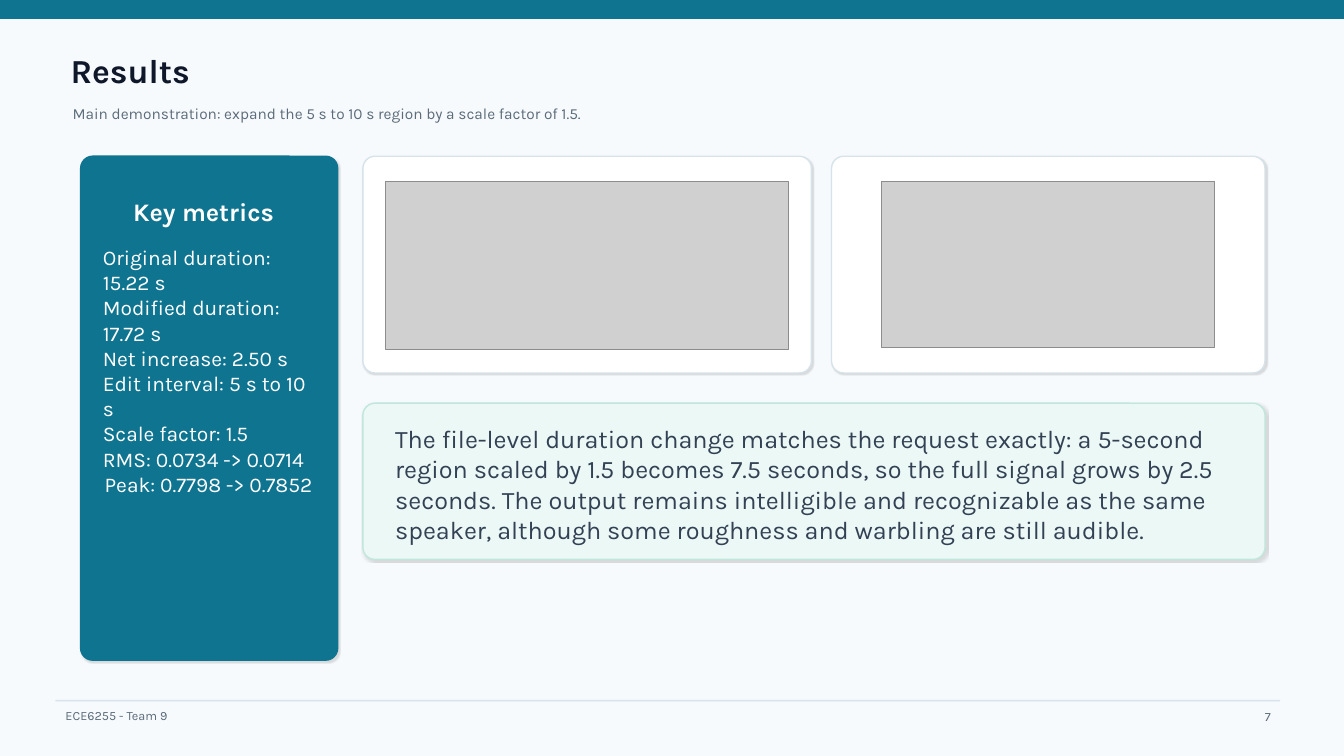
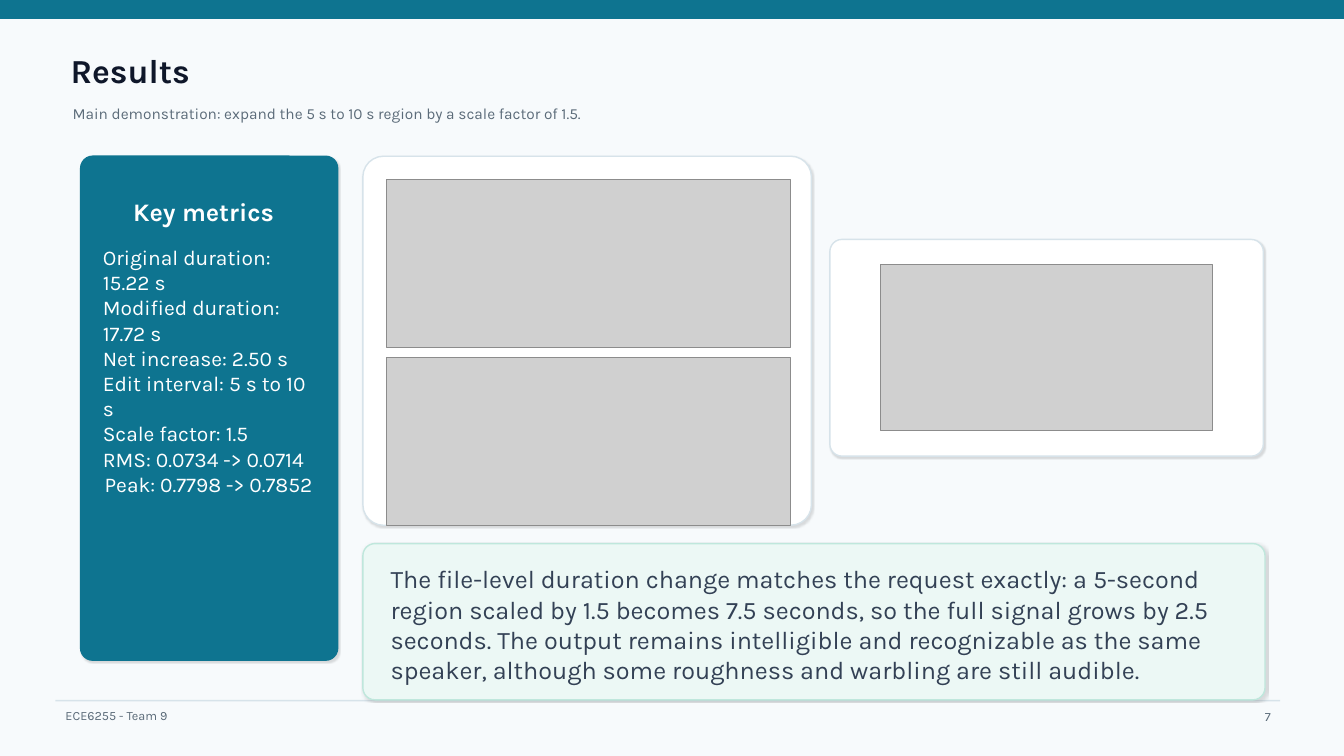
Before and after one commit to jackrnewcomb/ece6255-final, a slide deck: slide 7 of docs/presentation.pptx. Drawn at 1344x756 pixels with LibreOffice and Linux fonts; fonts in the diff are those of the drawing; grey boxes stand for pictures. Boxes give left, top, right and bottom in pixels: in the first picture for what was removed or moved away, otherwise in the second. Text is boxed around its words. In the diff, an @@ line names an element or a change of style, - is before the commit and + after.

Commit message:
last presentation tweak

```diff
--- a/docs/presentation.pptx
+++ b/docs/presentation.pptx
@@ rounded rectangle: place and size @@
-rounded rectangle at [363,156,812,373]
+rounded rectangle at [363,156,812,525]
@@ rounded rectangle: place and size @@
-rounded rectangle at [832,156,1265,373]
+rounded rectangle at [830,240,1263,457]
@@ picture: place and size @@
-picture at [882,181,1215,348]
+picture at [880,264,1213,431]
@@ picture added at [387,357,790,525] @@
@@ rounded rectangle: place and size @@
-rounded rectangle at [363,403,1265,560]
+rounded rectangle at [363,543,1265,700]
@@ text "The file-level duration change matches ...": place and size @@
-text "The file-level duration change matches ..." at [395,430,1212,545]
+text "The file-level duration change matches ..." at [391,570,1208,685]
```
